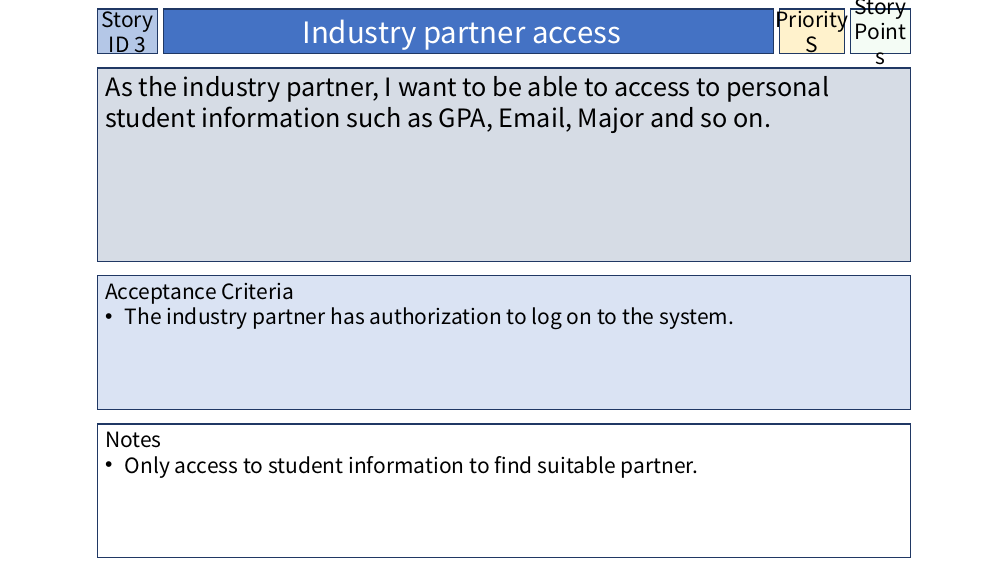
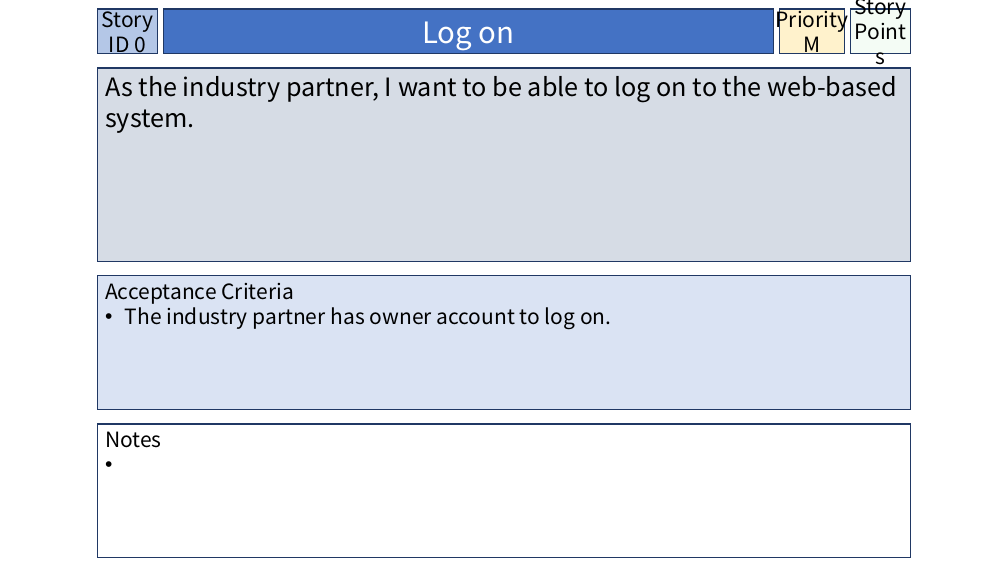
Before and after one commit to BrissyKim/group14, a slide deck: slide 1 of User_story/Industry Partner.pptx (slide 4 before the commit). Drawn at 1008x567 pixels with LibreOffice and Linux fonts; fonts in the diff are those of the drawing. Boxes give left, top, right and bottom in pixels: in the first picture for what was removed or moved away, otherwise in the second. Text is boxed around its words. In the diff, an @@ line names an element or a change of style, - is before the commit and + after.

Commit message:
Edited user story
Edited user story

```diff
--- a/User_story/Industry Partner.pptx
+++ b/User_story/Industry Partner.pptx
@@ text in rectangle at [101, 6, 153, 57]: text changed @@
-Story ID 3
+Story ID 0
@@ text in rectangle at [422, 21, 515, 51]: text changed @@
-Industry partner access
+Log on
@@ text in rectangle at [803, 36, 820, 57]: text changed @@
-S
+M
@@ text in rectangle at [105, 76, 896, 133]: text changed @@
-As the industry partner, I want to be able to access to personal student information such as GPA, Email, Major and so on.
+As the industry partner, I want to be able to log on to the web-based system.
@@ text in rectangle at [125, 307, 611, 330]: text changed @@
-• The industry partner has authorization to log on to the system.
+• The industry partner has owner account to log on.
@@ text in rectangle at [125, 456, 699, 478]: paragraph removed @@
-• Only access to student information to find suitable partner.
```
Also in this commit, not shown: 2 other slides changed, 3 slides removed.
